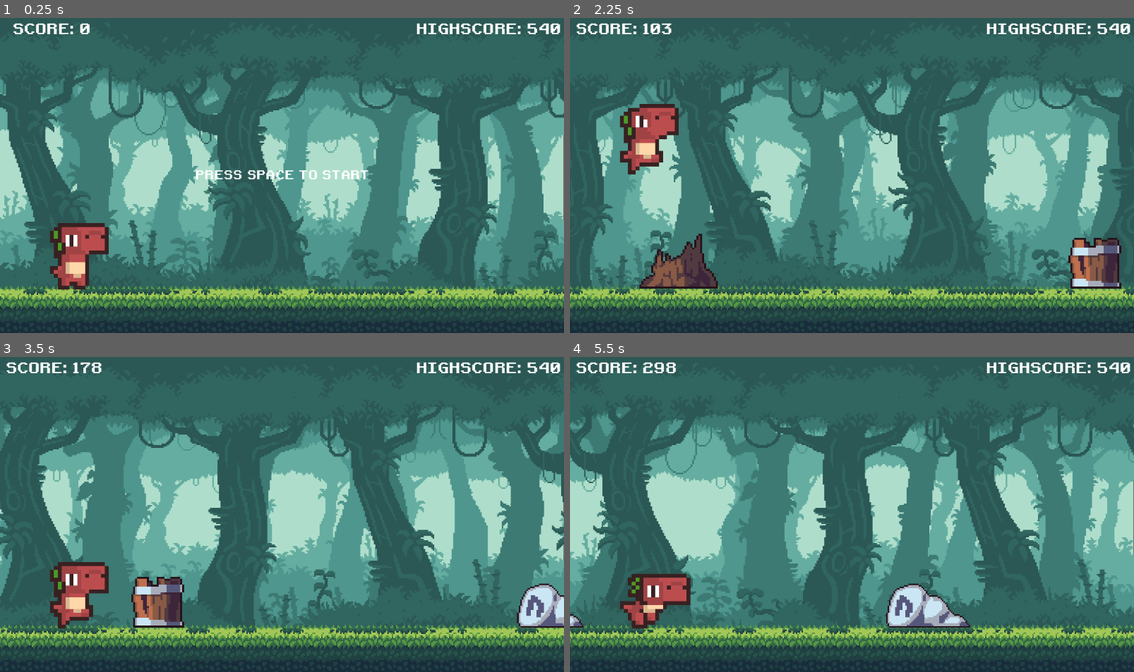
Above: before the commit, frames 1-4 (two rows, left to right).
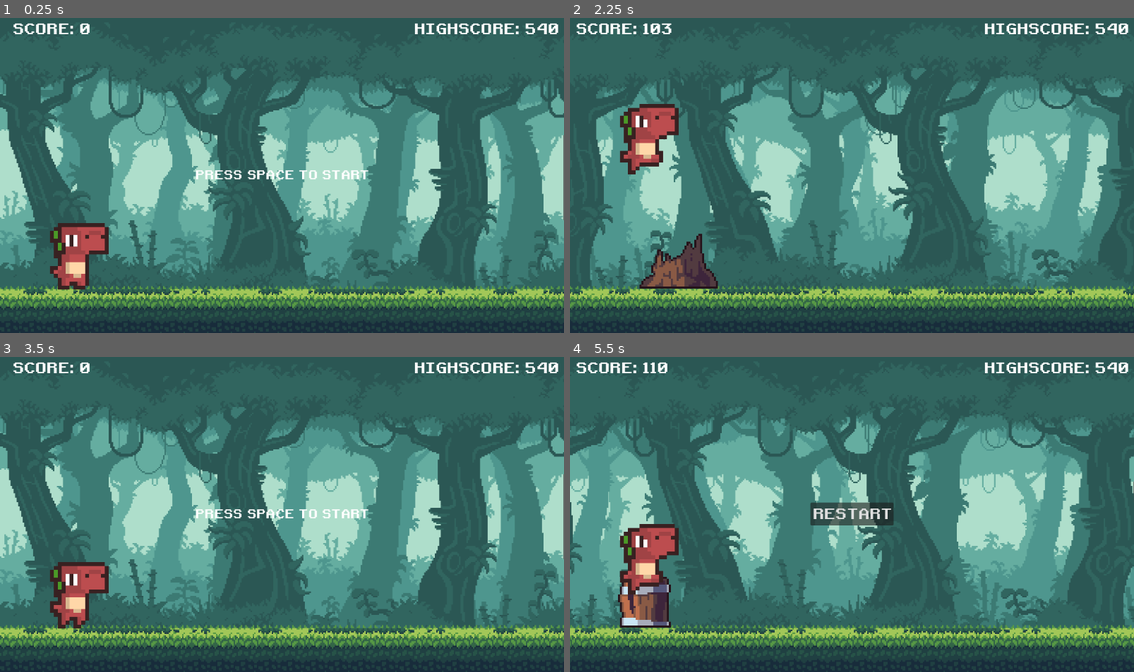
Above: after the commit, the same moments.

Repository: sandy-5000/DinoRun
Game: Godot game, scene res://scenes/main.tscn
Two runs of this game, one before a commit and one after it. Both use one fixed random seed, a clock stepped at 60 frames per second and the inputs below.
Inputs (mouse positions are in pixels of both pictures, inside the frame that each line leads up to):
- Up to frame 1 (0.25 s): no input
- Up to frame 2 (2.25 s): tap Space at 0.5 s; tap Enter (ui_accept) at 0.77, 1.52 s; hold Down (ui_down) from 2.03 s (still down)
- Up to frame 3 (3.5 s): release Down (ui_down) at 2.75 s; click (282, 514) at 2.75 s, where only the run after the commit has a clickable "RESTART"
- Up to frame 4 (5.5 s): tap Space at 3.5 s; tap Enter (ui_accept) at 3.77, 4.52, 5.27 s; hold Down (ui_down) from 5.03 s (still down)

The runs differ from the first frame. In frame 1, 0.6% of the frame differs, in the area x 73-100%, y 1-6%; in frame 2, 2.0%; in frame 3, 37%; in frame 4, 52%, in the area x 0-100%, y 1-93%.

Commit message:
added gameover

Diff:
--- a/scenes/bird.tscn
+++ b/scenes/bird.tscn
@@ -40,14 +40,14 @@
 }]
 
 [sub_resource type="CapsuleShape2D" id="CapsuleShape2D_gita7"]
-radius = 24.0
+radius = 15.0
 height = 76.0
 
 [sub_resource type="RectangleShape2D" id="RectangleShape2D_nhw6r"]
-size = Vector2(41, 34)
+size = Vector2(38, 30)
 
 [node name="Bird" type="Area2D"]
-script = ExtResource("1_aohsr")
+script = ExtResource("1_eo5pq")
 
 [node name="BirdAnimation" type="AnimatedSprite2D" parent="."]
 texture_filter = 1
@@ -58,9 +58,9 @@
 frame_progress = 0.295344
 
 [node name="Body" type="CollisionShape2D" parent="."]
-position = Vector2(15, -1)
+position = Vector2(10, -1)
 shape = SubResource("CapsuleShape2D_gita7")
 
 [node name="Beak" type="CollisionShape2D" parent="."]
-position = Vector2(-31.5, 0)
+position = Vector2(-23, -6)
 shape = SubResource("RectangleShape2D_nhw6r")
--- /dev/null
+++ b/scenes/game_over.tscn
@@ -0,0 +1,27 @@
+[gd_scene load_steps=3 format=3 uid="uid://w2a53x0u4l1q"]
+
+[ext_resource type="FontFile" uid="uid://s15272omc2m3" path="res://assets/fonts/retro.ttf" id="1_emq6j"]
+
+[sub_resource type="StyleBoxFlat" id="StyleBoxFlat_juvha"]
+bg_color = Color(0.422473, 0.660939, 0.541334, 1)
+
+[node name="GameOver" type="CanvasLayer"]
+process_mode = 2
+
+[node name="Button" type="Button" parent="."]
+anchors_preset = 8
+anchor_left = 0.5
+anchor_top = 0.5
+anchor_right = 0.5
+anchor_bottom = 0.5
+offset_left = -84.5
+offset_top = -23.5
+offset_right = 84.5
+offset_bottom = 23.5
+grow_horizontal = 2
+grow_vertical = 2
+size_flags_horizontal = 4
+theme_override_fonts/font = ExtResource("1_emq6j")
+theme_override_font_sizes/font_size = 30
+theme_override_styles/hover = SubResource("StyleBoxFlat_juvha")
+text = "RESTART"
--- a/scenes/main.tscn
+++ b/scenes/main.tscn
@@ -1,10 +1,11 @@
-[gd_scene load_steps=6 format=3 uid="uid://gpgulsxshetn"]
+[gd_scene load_steps=7 format=3 uid="uid://gpgulsxshetn"]
 
 [ext_resource type="Script" path="res://scripts/main.gd" id="1_olyja"]
 [ext_resource type="PackedScene" uid="uid://cuy1bpljcvmac" path="res://scenes/background.tscn" id="1_yojkt"]
 [ext_resource type="PackedScene" uid="uid://de15mid207fgk" path="res://scenes/ground.tscn" id="2_gbjxy"]
 [ext_resource type="PackedScene" uid="uid://bk5ngvrneqjk8" path="res://scenes/dino.tscn" id="3_0o7ky"]
 [ext_resource type="PackedScene" uid="uid://ymen33jcc1gb" path="res://scenes/hud.tscn" id="5_ruywy"]
+[ext_resource type="PackedScene" uid="uid://w2a53x0u4l1q" path="res://scenes/game_over.tscn" id="6_xemu7"]
 
 [node name="Main" type="Node"]
 script = ExtResource("1_olyja")
@@ -20,3 +21,5 @@
 position = Vector2(576, 324)
 
 [node name="HUD" parent="." instance=ExtResource("5_ruywy")]
+
+[node name="GameOver" parent="." instance=ExtResource("6_xemu7")]
--- a/scripts/main.gd
+++ b/scripts/main.gd
@@ -7,7 +7,7 @@
 var bird_scene = preload("res://scenes/bird.tscn")
 var obstacle_types = [stump_scene, rock_scene, barrel_scene]
 var obstacles: Array
-var bird_heights = [200, 300]
+var bird_heights = [200, 400]
 
 # game variables
 const DINO_START_POS = Vector2i(150, 485)
@@ -28,27 +28,40 @@
 
 # Called when the node enters the scene tree for the first time.
 func _ready():
-	score = 0
-	difficulty = 0
-	show_score(score)
-	$HUD.get_node("HighScoreLabel").text = "HIGHSCORE: " + str(highscore / SCORE_MODIFIER)
 	screen_size = get_window().size
 	ground_height = $Ground.get_node('Image').texture.get_height()
+	$GameOver.get_node("Button").pressed.connect(new_game)
 	new_game()
 
 func new_game():
+	score = 0
+	difficulty = 0
+	for obs in obstacles:
+		obs.queue_free()
+	obstacles.clear()
+	show_score()
+	$HUD.get_node("HighScoreLabel").text = "HIGHSCORE: " + str(highscore / SCORE_MODIFIER) + " "
 	game_running = false
 	$Dino.position = DINO_START_POS
 	$Dino.velocity = Vector2i(0, 0)
 	$Camera2D.position = CAM_START_POS
 	$Ground.position = Vector2i(0, 0)
 	$HUD.get_node("StartLabel").show()
+	$GameOver.hide()
+	get_tree().paused = false
 
-func show_score(current_score):
-	var display_score = str(current_score / SCORE_MODIFIER)
+func game_over():
+	get_tree().paused = true
+	game_running = false
+	$GameOver.show()
+
+
+func show_score():
+	var display_score = str(score / SCORE_MODIFIER)
 	$HUD.get_node("ScoreLabel").text = " SCORE: " + display_score
-	if current_score > highscore:
+	if score > highscore:
 		$HUD.get_node("HighScoreLabel").text = "HIGHSCORE: " + display_score + " "
+		highscore = score
 
 func adjust_difficulty():
 	difficulty += score / 10000
@@ -56,7 +69,7 @@
 		difficulty = MAX_DIFFICULTY
 
 func generate_obstacle():
-	if obstacles.is_empty() or last_obstacle.position.x < score + randi_range(300, 500):
+	if obstacles.is_empty() or last_obstacle.position.x < score + randi_range(100, 200):
 		var obs_type = obstacle_types[randi() % obstacle_types.size()]
 		var obs
 		var max_obs = int(difficulty) + 1
@@ -76,8 +89,17 @@
 
 func add_obstacle(obs, x, y):
 	obs.position = Vector2i(x, y)
+	obs.body_entered.connect(hit_obs)
 	add_child(obs)
 	obstacles.append(obs)
+
+func remove_obstacle(obs):
+	obs.queue_free()
+	obstacles.erase(obs)
+
+func hit_obs(body):
+	if body.name == "Dino":
+		game_over()
 
 # Called every frame. 'delta' is the elapsed time since the previous frame.
 func _process(delta):
@@ -91,9 +113,12 @@
 		speed = MAX_SPEED
 	generate_obstacle()
 	score += speed
-	show_score(score)
+	show_score()
 	adjust_difficulty()
 	$Dino.position.x += speed
 	$Camera2D.position.x += speed
 	if $Camera2D.position.x - $Ground.position.x > screen_size.x * 1.5:
 		$Ground.position.x += screen_size.x
+	for obs in obstacles:
+		if obs.position.x < $Camera2D.position.x - screen_size.x:
+			remove_obstacle(obs)
Not shown: 1 places in scenes/bird.tscn that only renumber resources
